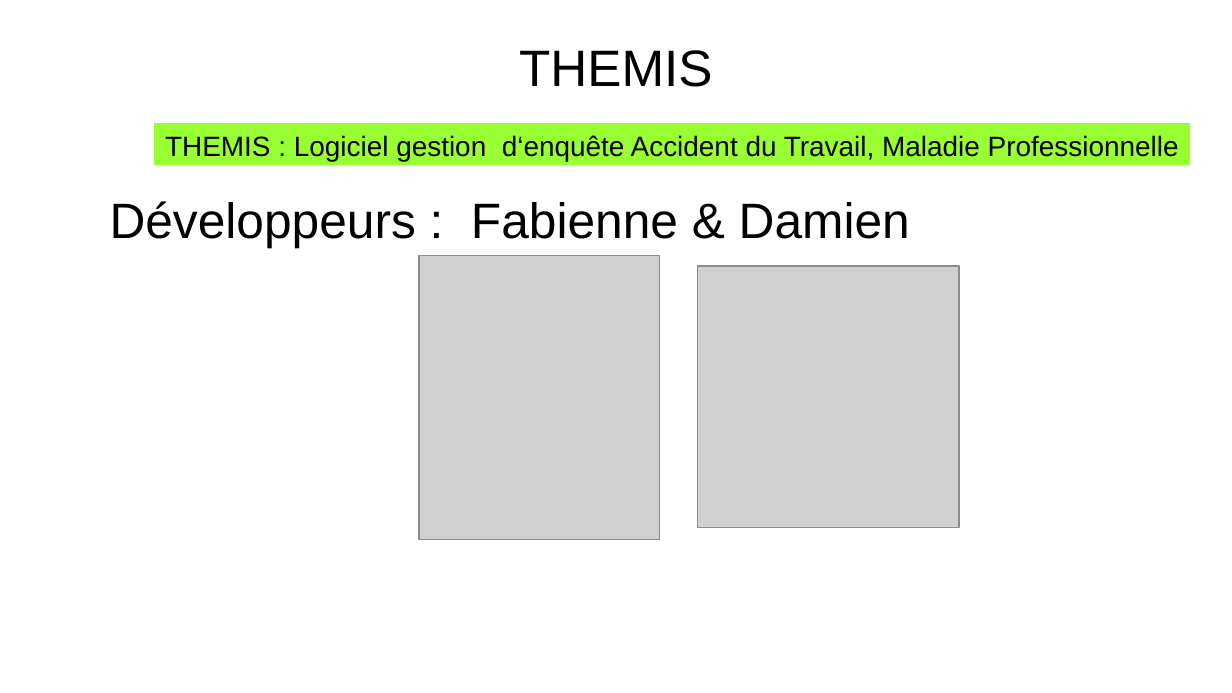
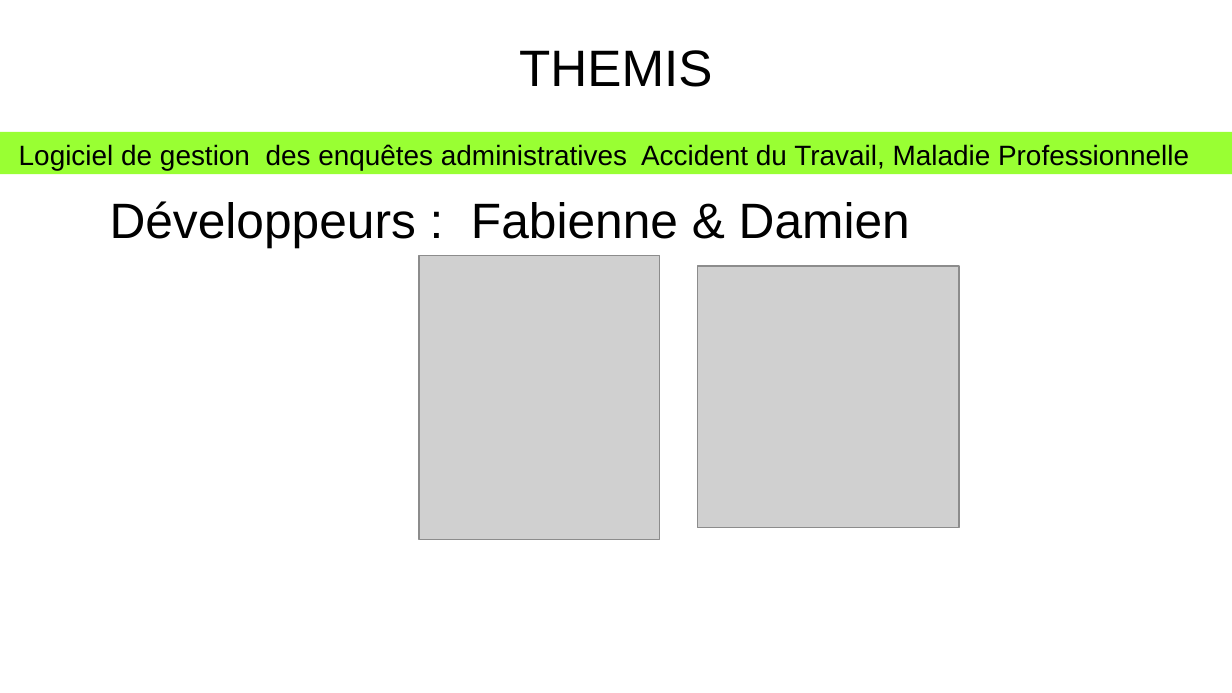
Before and after one commit to heylve/current, a slide deck: slide 1 of journee_metier/applications_présentation.odp. Drawn at 1232x693 pixels with LibreOffice and Linux fonts; fonts in the diff are those of the drawing; grey boxes stand for pictures; background and template pictures are left out. Boxes give left, top, right and bottom in pixels: in the first picture for what was removed or moved away, otherwise in the second. Text is boxed around its words. In the diff, an @@ line names an element or a change of style, - is before the commit and + after.

```diff
--- a/journee_metier/applications_présentation.odp
+++ b/journee_metier/applications_présentation.odp
@@ rectangle "Logiciel de gestion des enquêtes ...": place and size @@
-rectangle "Logiciel de gestion des enquêtes ..." at bbox=[154, 123, 1191, 165]
+rectangle "Logiciel de gestion des enquêtes ..." at bbox=[0, 132, 1232, 174]
@@ text in rectangle at bbox=[19, 144, 1189, 170]: text changed @@
-THEMIS : Logiciel gestion d‘enquête Accident du Travail, Maladie Professionnelle
+Logiciel de gestion des enquêtes administratives Accident du Travail, Maladie Professionnelle
```
Also in this commit, not shown: 5 other slides changed, 2 slides added, 1 slide removed, 6 other files.
